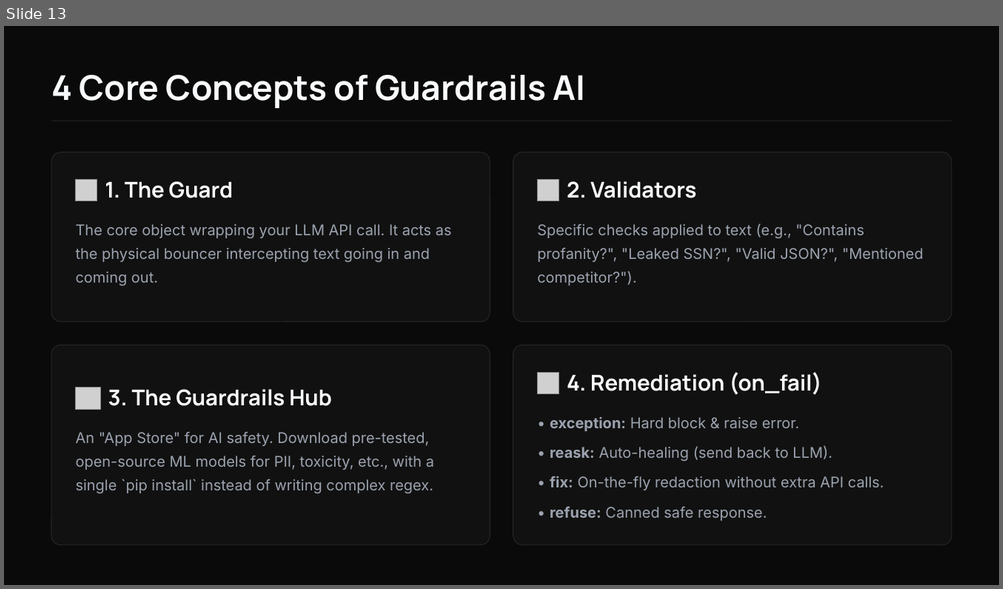
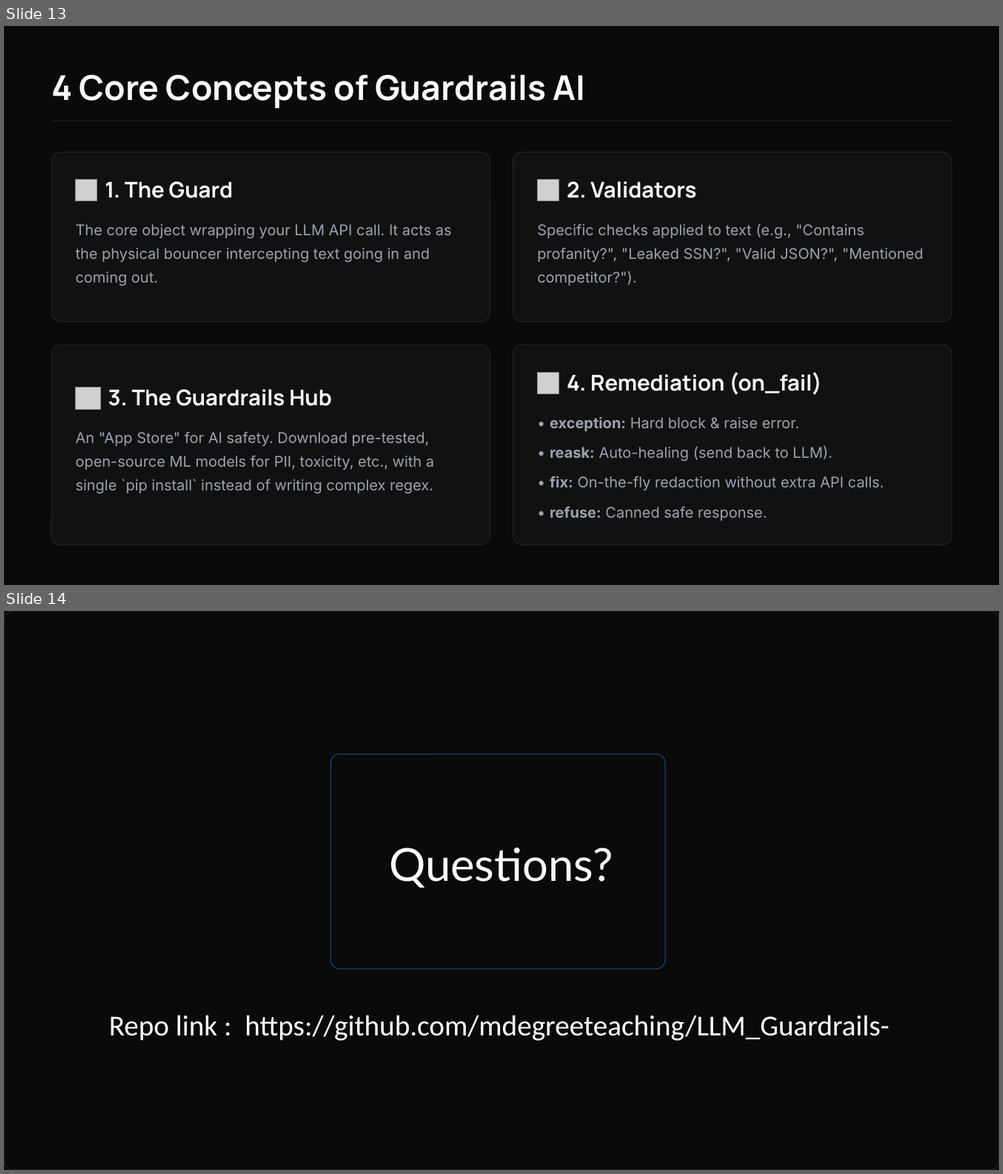
Before and after one commit to mdegreeteaching/LLM_Guardrails-, a slide deck: LLM Guardrails with Guardrails AI.pptx. Shown one above the other, each under a label of ours: slide 13 before the commit, slides 13 and 14 after it. The pictures are 1003x589 and 1003x1174 pixels, drawn with LibreOffice and Linux fonts; fonts in the diff are those of the drawing; grey boxes stand for pictures; background and template pictures are left out. Boxes give left, top, right and bottom in pixels: in the first picture for what was removed or moved away, otherwise in the second. Text is boxed around its words. In the diff, an @@ line names an element or a change of style, - is before the commit and + after.

Commit message:
Update LLM Guardrails presentation file

```diff
--- a/LLM Guardrails with Guardrails AI.pptx
+++ b/LLM Guardrails with Guardrails AI.pptx
@@ slide 14 added at [4,611,999,1170], background #0A0A0A @@
@@ rounded rectangle added at [4,611,999,1170], fill #0A0A0A, outline #262626 0.75 pt, 44 pt, text #FFFFFF @@
+Questions?
@@ rounded rectangle added at [331,755,665,969], outline #1F497D 0.75 pt @@
@@ text added at [109,1015,889,1041], 28 pt, text #FFFFFF @@
+Repo link : https://github.com/mdegreeteaching/LLM_Guardrails-
```
Also in this commit, not shown: 2 slides changed, 1 other slide added, 3 slides removed.
